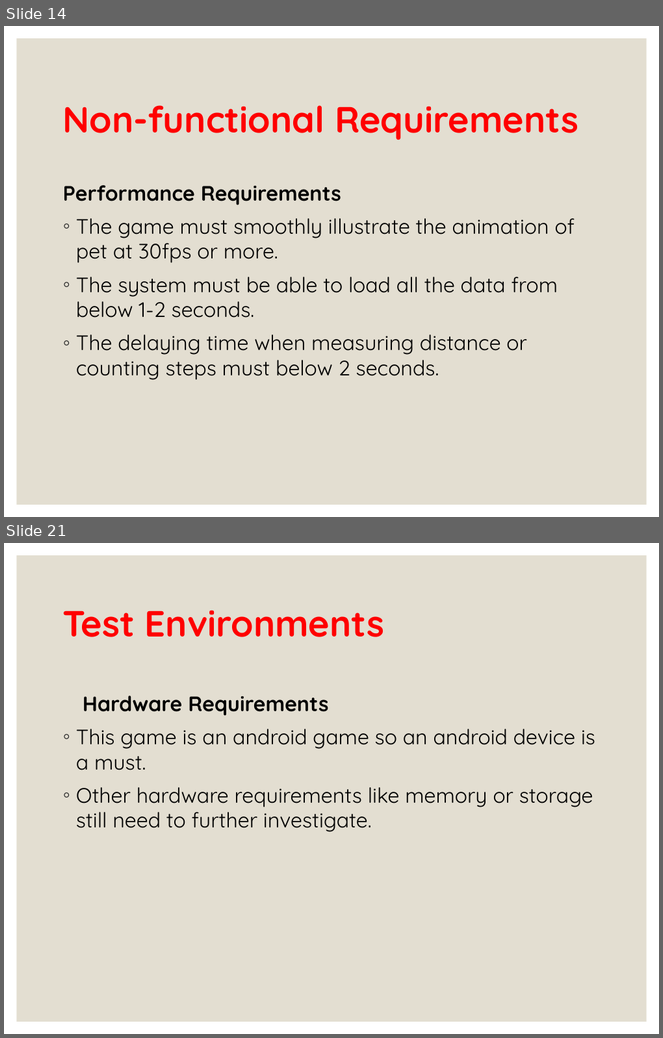
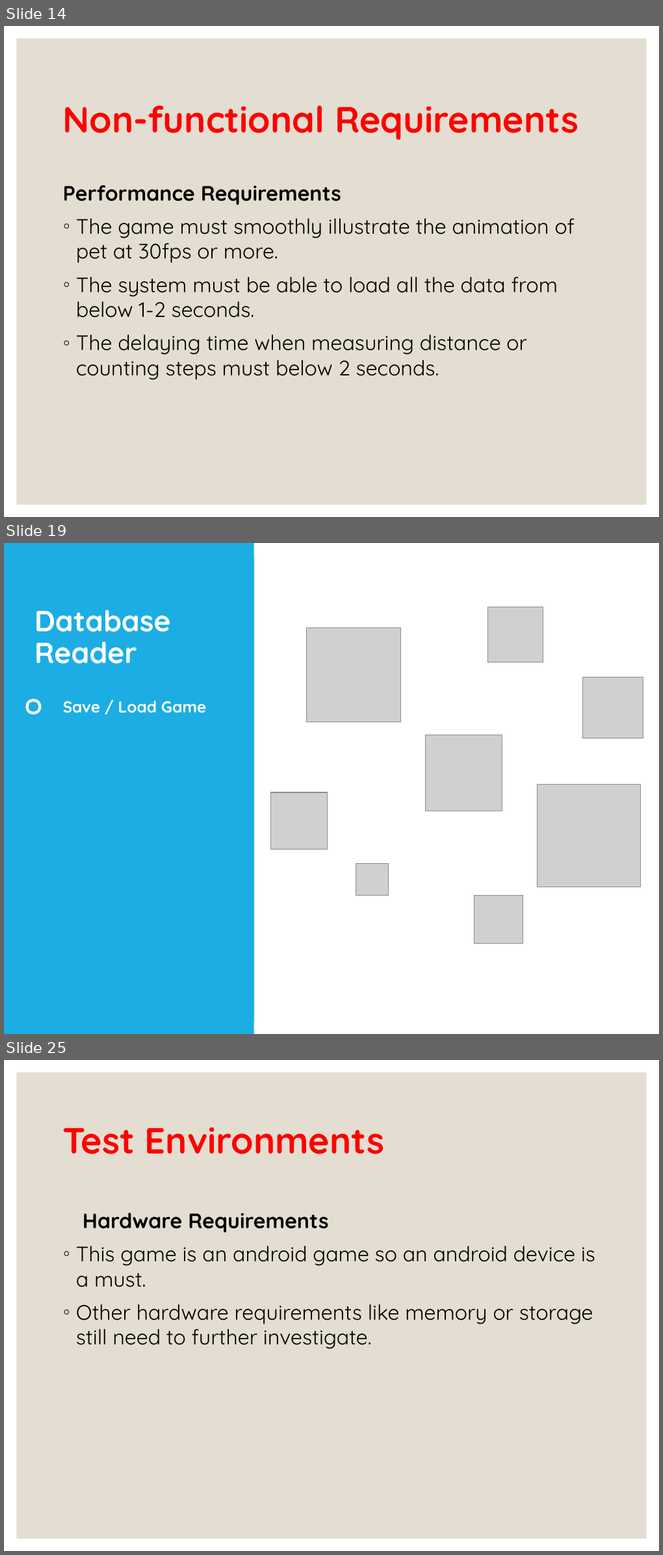
Before and after one commit to ldbach-apcs/cs300-assignment1, a slide deck: doc/D&J.pptx. Shown one above the other, each under a label of ours: slides 14 and 21 before the commit, slides 14, 19 and 25 after it; the slides between them are not shown. The pictures are 663x1038 and 663x1555 pixels, drawn with LibreOffice and Linux fonts; fonts in the diff are those of the drawing; grey boxes stand for pictures. Boxes give left, top, right and bottom in pixels: in the first picture for what was removed or moved away, otherwise in the second. Text is boxed around its words. In the diff, an @@ line names an element or a change of style, - is before the commit and + after.

```diff
--- a/doc/D&J.pptx
+++ b/doc/D&J.pptx
@@ slide 19 added at bbox=[4, 543, 659, 1034], background #FFFFFF; not listed: 1 template element that a slide beside it also shows @@
@@ rectangle added at bbox=[4, 543, 254, 1034], fill #1CADE4 @@
@@ rectangle added at bbox=[255, 543, 659, 1034], fill #FFFFFF @@
@@ title added at bbox=[35, 610, 171, 664], 32 pt, text #FFFFFF, bold @@
+Database Reader
@@ ellipse added at bbox=[27, 700, 40, 713], outline #FFFFFF 3 pt @@
@@ text added at bbox=[63, 701, 206, 713], 17.5 pt, text #FFFFFF, bold @@
+Save / Load Game
@@ picture added at bbox=[426, 735, 503, 811] @@
@@ group added at bbox=[271, 607, 644, 944]: 7 pictures @@
@@ what was slide 21 is now slide 25 @@
```
Also in this commit, not shown: 4 slides changed, 10 other slides added, 5 slides removed.
